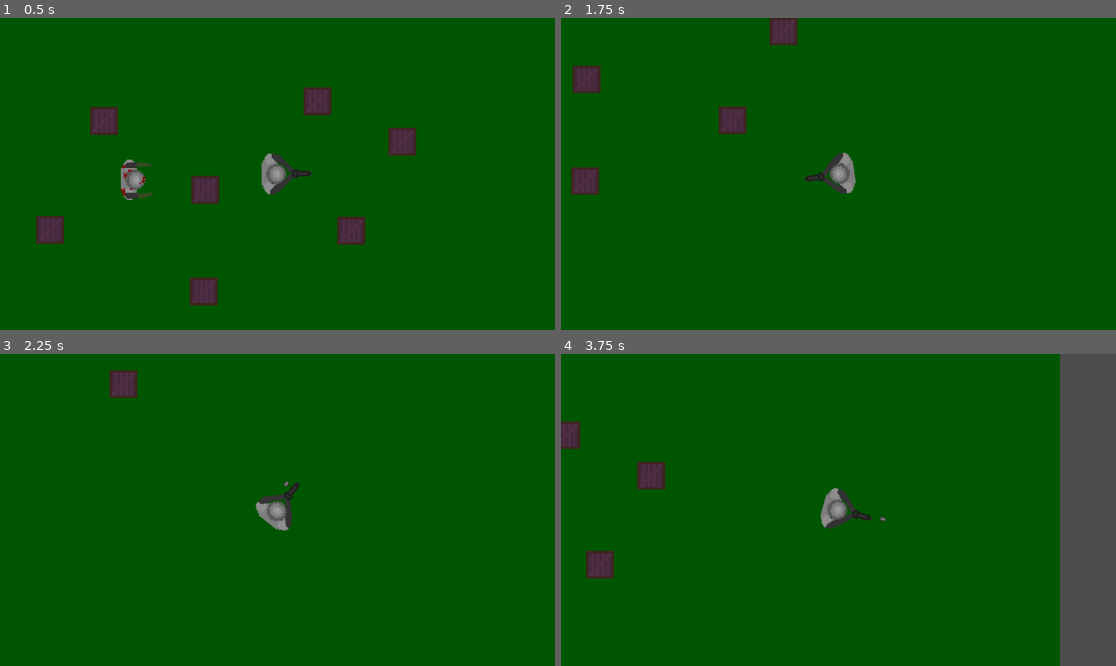
Above: before the commit, frames 1-4 (two rows, left to right).
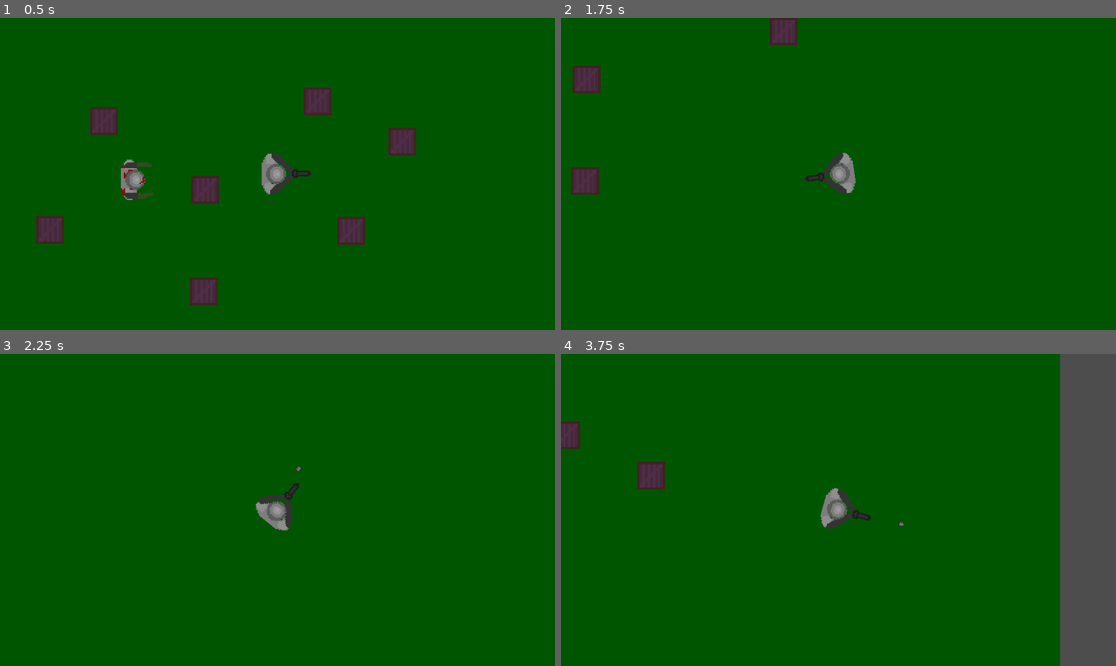
Above: after the commit, the same moments.

Repository: adittrp/cs3-capstone-project
Game: Godot game, scene res://scenes/world.tscn
Two runs of this game, one before a commit and one after it. Both use one fixed random seed, a clock stepped at 60 frames per second and the inputs below.
Inputs (mouse positions are in pixels of both pictures, inside the frame that each line leads up to):
- Up to frame 1 (0.5 s): no input
- Up to frame 2 (1.75 s): tap Enter at 0.5 s; move the mouse to (960, 158) at 0.52 s; hold D (move_right) 0.53-1.28 s; click (960, 158) at 0.67 s; move the mouse to (727, 189) at 1.27 s; hold S (move_down) from 1.28 s (still down); click (727, 189) at 1.42 s
- Up to frame 3 (2.25 s): move the mouse to (333, 441) at 2.02 s; release S (move_down) at 2.03 s; hold D (move_right) from 2.03 s (still down); click (333, 441) at 2.17 s
- Up to frame 4 (3.75 s): move the mouse to (810, 572) at 2.77 s; release D (move_right) at 2.78 s; hold W (move_up) 2.78-3.53 s; click (810, 572) at 2.92 s; move the mouse to (1005, 556) at 3.52 s; hold A (move_left) from 3.53 s (still down); click (1005, 556) at 3.67 s

Frame 1 is identical in both runs. In frame 2, 0.4% of the frame differs, in the area x 28-34%, y 28-38%; in frame 3, 0.5%, in the area x 19-55%, y 5-43%; in frame 4, 0.5%.

Commit message:
added sounds and fixed bullet
apr 15 school day

Diff:
--- a/scenes/enemy.tscn
+++ b/scenes/enemy.tscn
@@ -10,7 +10,7 @@
 [sub_resource type="CircleShape2D" id="CircleShape2D_qi2p4"]
 radius = 71.0
 
-[node name="Enemy" type="CharacterBody2D"]
+[node name="Enemy" type="CharacterBody2D" groups=["Enemies"]]
 collision_layer = 3
 collision_mask = 17
 script = ExtResource("1_4gyqm")
--- a/scenes/player.tscn
+++ b/scenes/player.tscn
@@ -1,8 +1,9 @@
-[gd_scene load_steps=6 format=3 uid="uid://b5j14vufpjw0l"]
+[gd_scene load_steps=7 format=3 uid="uid://b5j14vufpjw0l"]
 
 [ext_resource type="Script" uid="uid://psnlxri5qr1p" path="res://scripts/player.gd" id="1_i3pqv"]
 [ext_resource type="Texture2D" uid="uid://cnj2hknleku3y" path="res://assets/topdown_character.png" id="2_hqtel"]
 [ext_resource type="Texture2D" uid="uid://tqrsajw04hpk" path="res://assets/gun.png" id="3_sweqy"]
+[ext_resource type="AudioStream" uid="uid://blddwmelb7xsj" path="res://assets/lasershot.mp3" id="4_dqkch"]
 
 [sub_resource type="CapsuleShape2D" id="CapsuleShape2D_i3pqv"]
 radius = 23.0
@@ -38,6 +39,10 @@
 
 [node name="CameraRemoteTransform" type="RemoteTransform2D" parent="."]
 
+[node name="GunShot" type="AudioStreamPlayer2D" parent="."]
+stream = ExtResource("4_dqkch")
+pitch_scale = 1.5
+
 [connection signal="area_entered" from="Hitbox" to="." method="_on_hitbox_area_entered"]
 [connection signal="area_shape_entered" from="Hitbox" to="." method="_on_hitbox_area_shape_entered"]
 [connection signal="body_entered" from="Hitbox" to="." method="_on_hitbox_body_entered"]
--- a/scenes/world.tscn
+++ b/scenes/world.tscn
@@ -9,7 +9,7 @@
 
 [node name="World" type="Node2D"]
 script = ExtResource("1_aqk2v")
-metadata/_edit_horizontal_guides_ = [-35.0]
+metadata/_edit_horizontal_guides_ = [-35.0, 62.0]
 
 [node name="MeshInstance2D" type="MeshInstance2D" parent="."]
 modulate = Color(0, 0.337255, 0, 1)
--- a/scripts/bullet.gd
+++ b/scripts/bullet.gd
@@ -1,18 +1,20 @@
 extends Area2D
 
-@export var speed := 800.0
+@export var speed := 1600.0
+
 var direction: Vector2 = Vector2.ZERO
 
 func _physics_process(delta):
 	position += direction * speed * delta
 
 func _ready():
-	await get_tree().create_timer(3.0).timeout
+	await get_tree().create_timer(2.0).timeout
 	queue_free()
-
-
-
 
 func _on_body_entered(body: Node2D) -> void:
 	queue_free()
+	if body.is_in_group("Enemies"):
+		body.shot_at()
+	else:
+		body.queue_free()
 	print("ARWA") # Replace with function body.
--- a/scripts/enemy.gd
+++ b/scripts/enemy.gd
@@ -4,7 +4,13 @@
 var player: Player = null
 var speed: float = 250.0
 var direction := Vector2.ZERO
+var health: int = 100
 
+func shot_at():
+	health -= 20
+	print(health)
+	if health <= 0:
+		queue_free()
 
 func _process(delta: float) -> void:
 	if player != null:
--- a/scripts/player.gd
+++ b/scripts/player.gd
@@ -5,9 +5,22 @@
 
 @onready var camera_remote_transform = $CameraRemoteTransform
 
+var curHealth: float = 100
+
+# Upgradables
+var maxHealth: int = 100
+var shotPower: float = 20
+var movSpeed: float = 500.0
+var shotSpeed: float = 0.4
+var armor: float = 0
+var regeneration: float = 0.1
+var magnet: int = 0
+var coinMutiplier: float = 1
+
 
 var bullet_scene = preload("res://scenes/bullet.tscn")
 var canShoot = true
+
 
 func _process(delta):
 	look_at(get_global_mouse_position())
@@ -16,11 +29,10 @@
 
 	if Input.is_mouse_button_pressed(MOUSE_BUTTON_LEFT) and canShoot:
 		shoot()
+		$GunShot.play()
 		canShoot = false
-		await get_tree().create_timer(0.25).timeout
+		await get_tree().create_timer(shotSpeed).timeout
 		canShoot = true
-
-@export var speed := 500.0
 
 func shoot():
 	var bullet = bullet_scene.instantiate()
@@ -49,7 +61,7 @@
 		direction.x += 1
 
 	direction = direction.normalized()
-	velocity = direction * speed
+	velocity = direction * movSpeed
 	move_and_slide()
 
 
Not shown, added: assets/gunshot.mp3.import
Not shown, added: assets/lasershot.mp3.import
Not shown, added: scenes/single-gunshot-54-40780.mp3.import
Not shown, added: assets/gunshot.mp3
Not shown, added: assets/lasershot.mp3
Not shown, added: scenes/single-gunshot-54-40780.mp3
